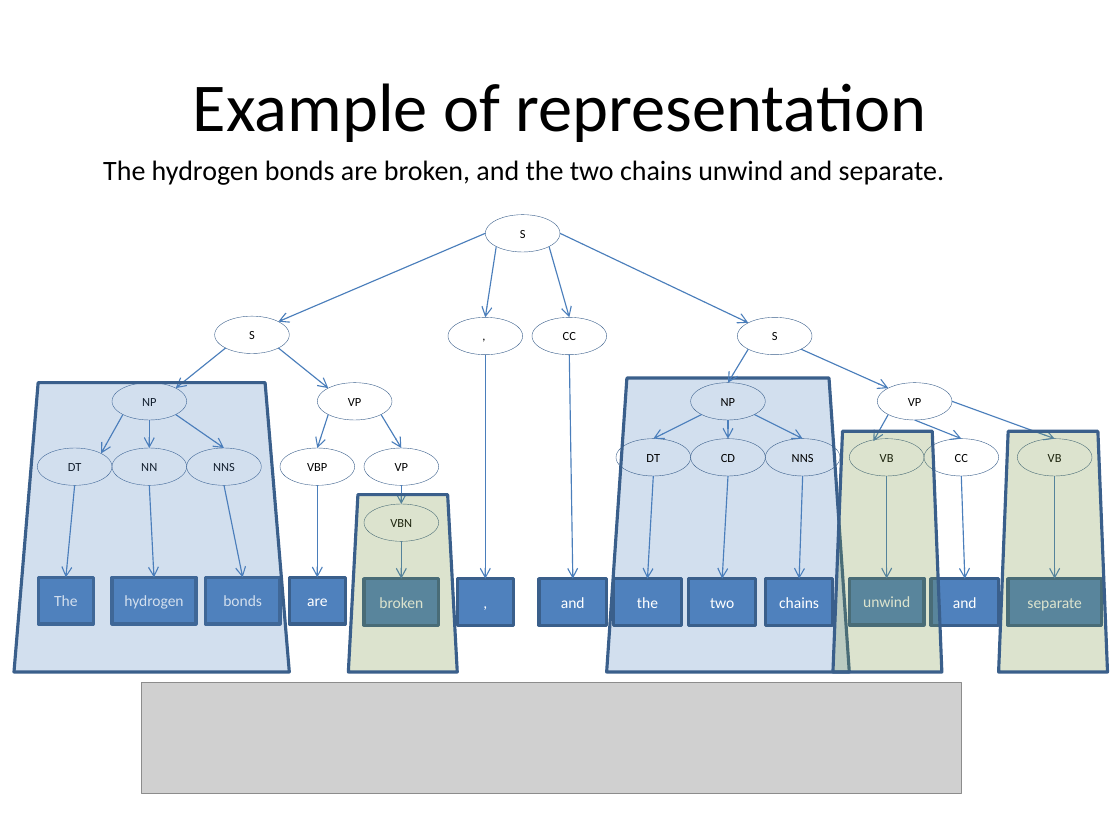
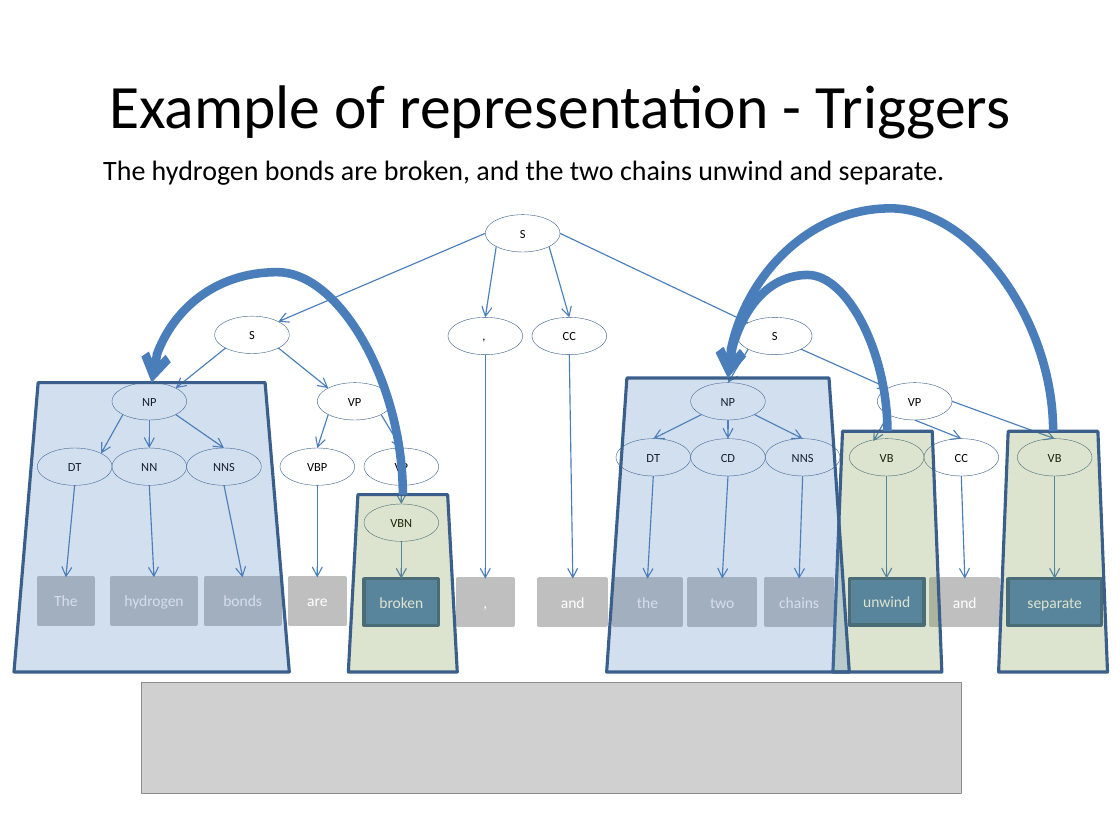
Before and after one commit to ajutscaria/CS224U, a slide deck: slide 22 of Presentation/Anubhai Philip Scaria.pptx (slide 19 before the commit). Drawn at 1120x840 pixels with LibreOffice and Linux fonts; fonts in the diff are those of the drawing; grey boxes stand for pictures. Boxes give left, top, right and bottom in pixels: in the first picture for what was removed or moved away, otherwise in the second. Text is boxed around its words. In the diff, an @@ line names an element or a change of style, - is before the commit and + after.

```diff
--- a/Presentation/Anubhai Philip Scaria.pptx
+++ b/Presentation/Anubhai Philip Scaria.pptx
@@ title at box(109, 85, 1010, 139): text changed; size 44 to 39.6 pt @@
-Example of representation
+Example of representation - Triggers
@@ curved arrow added from (1053, 431) to (728, 379), #4B7EBC 5.5 pt @@
@@ curved arrow added from (403, 495) to (151, 383), #4B7EBC 5.5 pt @@
@@ curved arrow added from (887, 431) to (728, 379), #4B7EBC 5.5 pt @@
@@ fill #4F81BD to #BFBFBF; outline #3A5F8C 2 pt to #BFBFBF 2 pt in 10 elements at box(38, 578, 93, 625), box(112, 578, 196, 625), box(205, 578, 280, 625), box(289, 578, 345, 625), box(539, 579, 606, 626), box(614, 579, 681, 626), box(689, 579, 756, 626), box(765, 579, 832, 626), box(931, 579, 998, 626), box(457, 579, 513, 626) @@
```
Also in this commit, not shown: 8 other slides changed, 12 slides added, 8 slides removed, 1 other file.
